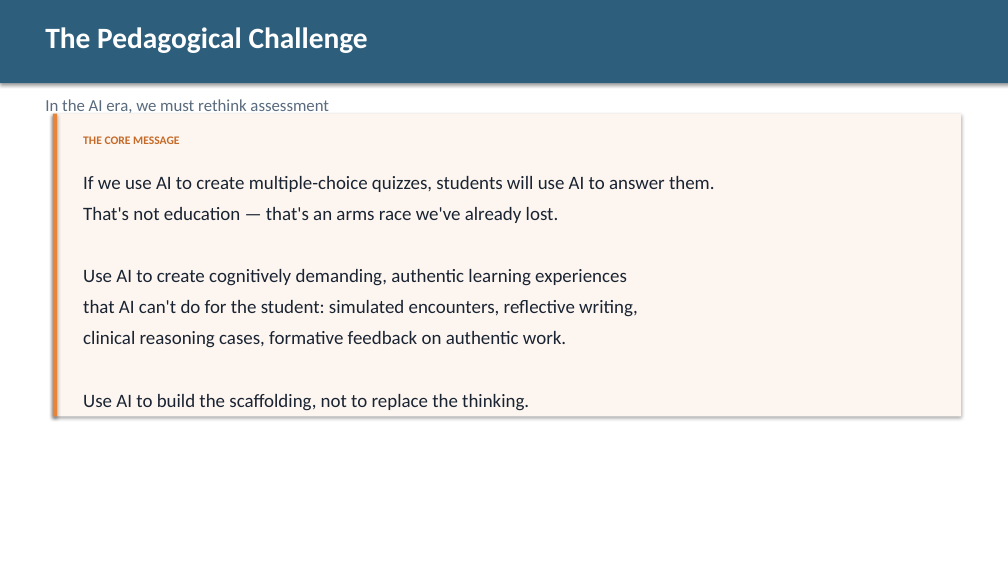
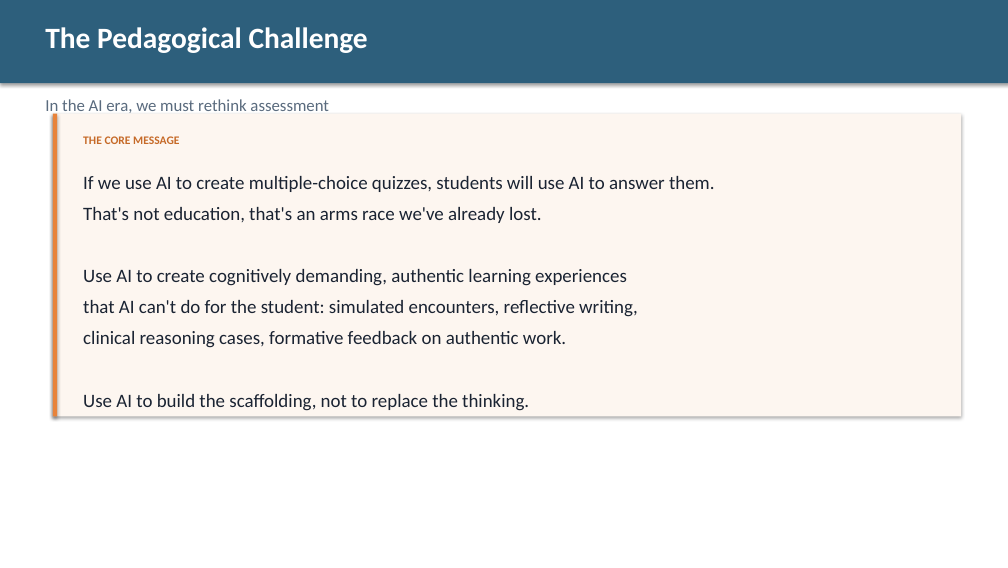
Before and after one commit to diana-brewer/digital-learning-unlocked, a slide deck: slide 7 of Digital Learning Unlocked - Slide Deck.pptx (slide 8 before the commit). Drawn at 1008x568 pixels with LibreOffice and Linux fonts; fonts in the diff are those of the drawing. Boxes give left, top, right and bottom in pixels: in the first picture for what was removed or moved away, otherwise in the second. Text is boxed around its words. In the diff, an @@ line names an element or a change of style, - is before the commit and + after.

```diff
--- a/Digital Learning Unlocked - Slide Deck.pptx
+++ b/Digital Learning Unlocked - Slide Deck.pptx
@@ text at bbox=[83, 207, 542, 223]: text changed @@
-That's not education — that's an arms race we've already lost.
+That's not education, that's an arms race we've already lost.
```
Also in this commit, not shown: 17 other slides changed, 1 slide added, 4 slides removed, 3 other files.
